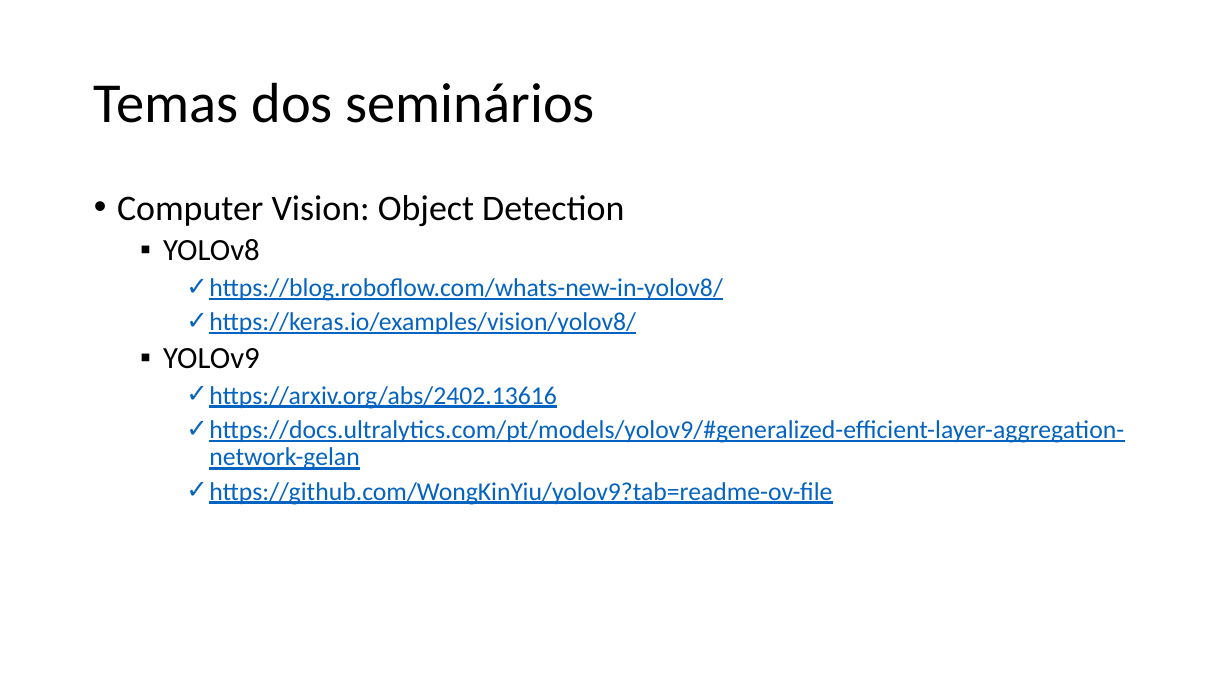
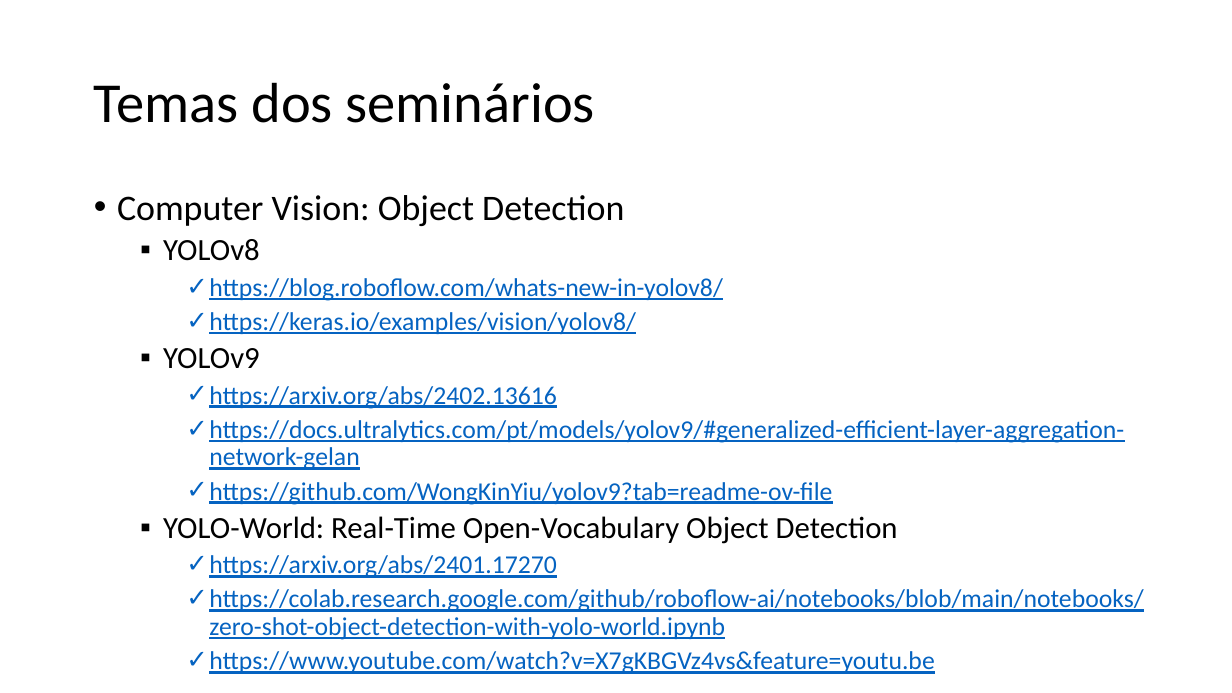
Before and after one commit to zz4fap/tp558-adv-ml, a slide deck: slide 12 of slides/TP558_1_Introdução_ao_curso.pptx. Drawn at 1232x693 pixels with LibreOffice and Linux fonts; fonts in the diff are those of the drawing. Boxes give left, top, right and bottom in pixels: in the first picture for what was removed or moved away, otherwise in the second. Text is boxed around its words. In the diff, an @@ line names an element or a change of style, - is before the commit and + after.

Commit message:
update of slides

```diff
--- a/slides/TP558_1_Introdução_ao_curso.pptx
+++ b/slides/TP558_1_Introdução_ao_curso.pptx
@@ text at (x1=163, y1=516, x2=1143, y2=674): paragraphs added @@
+  ▪ YOLO-World: Real-Time Open-Vocabulary Object Detection
+    ✓ https://arxiv.org/abs/2401.17270
+    ✓ https://colab.research.google.com/github/roboflow-ai/notebooks/blob/main/notebooks/zero-shot-object-detection-with-yolo-world.ipynb
+    ✓ https://www.youtube.com/watch?v=X7gKBGVz4vs&feature=youtu.be
```
Also in this commit, not shown: 1 other file.
